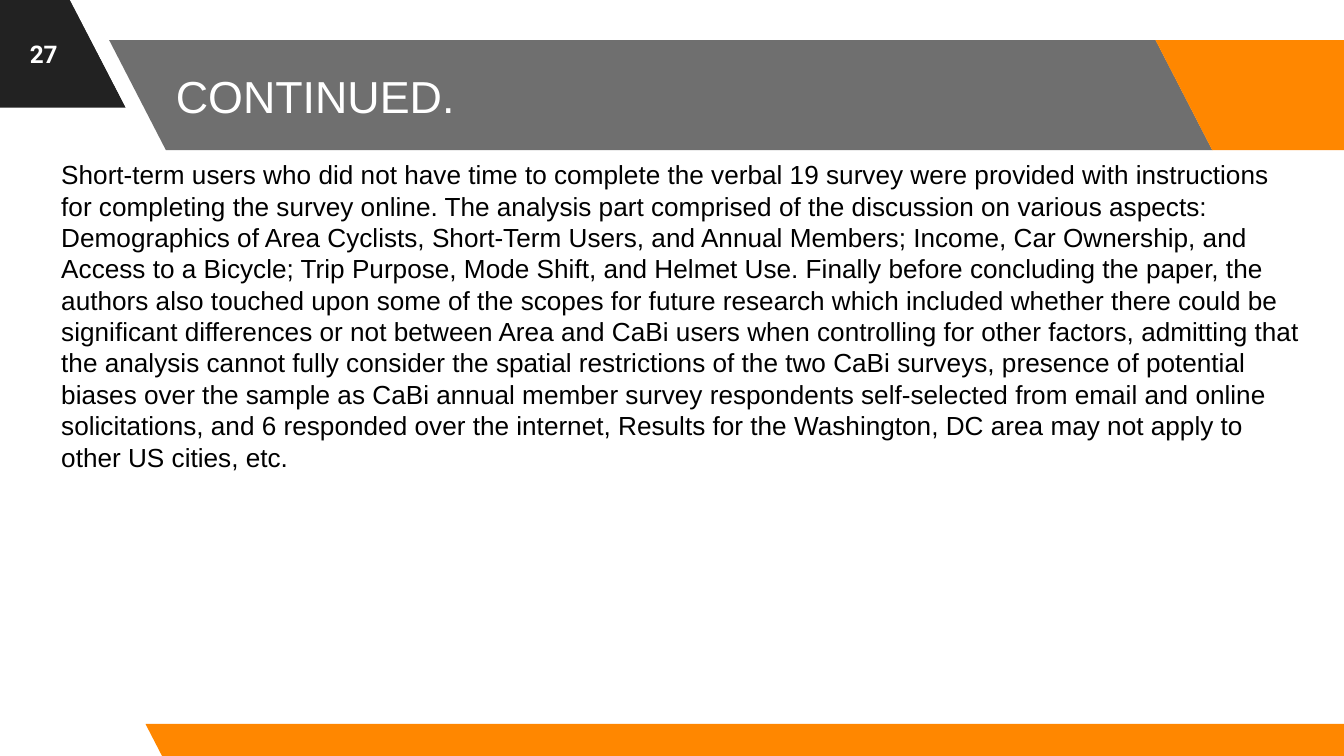
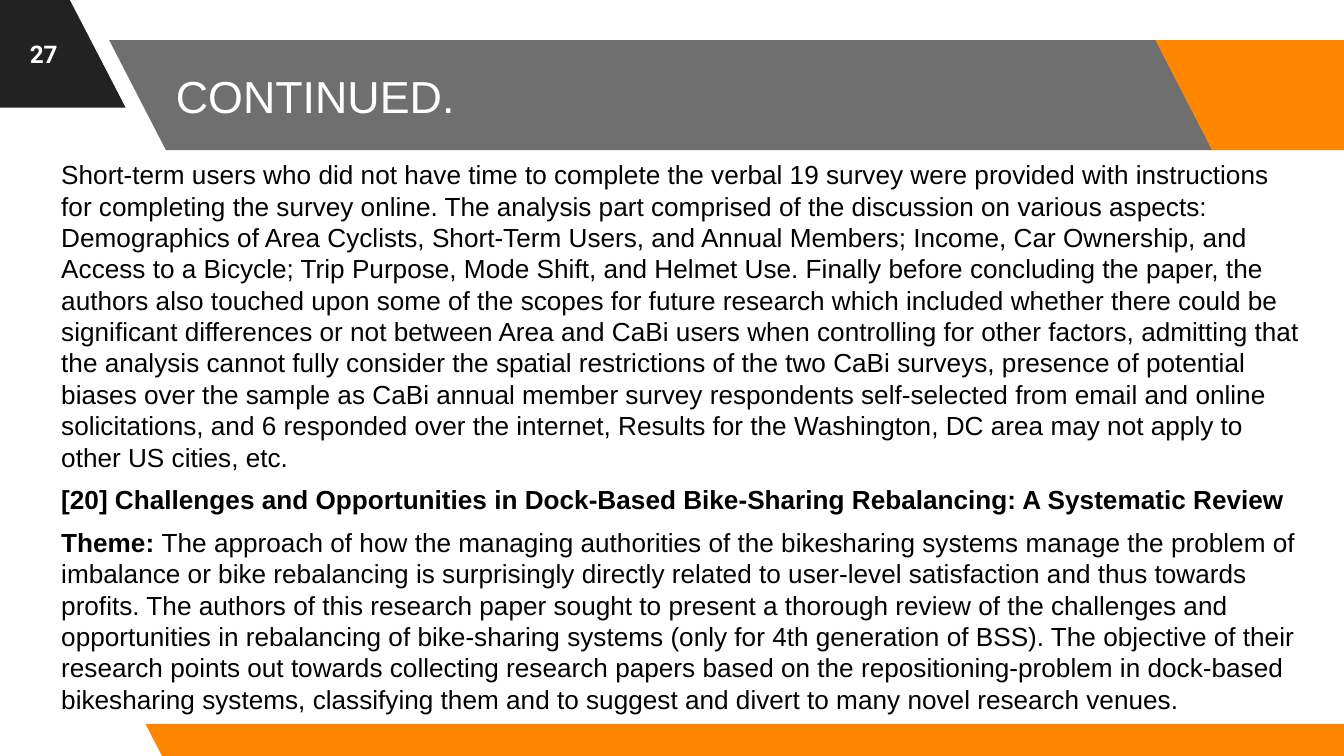
Before and after one commit to astrodestroyergithub/Divvy-Bike-Share, a slide deck: slide 27 of PPTS/19BCE1156_Tamojit_Roy_Capstone_Project_B.Tech_CSE_2019-23_Review-1.pptx. Drawn at 1344x756 pixels with LibreOffice and Linux fonts; fonts in the diff are those of the drawing; background and template pictures are left out. Boxes give left, top, right and bottom in pixels: in the first picture for what was removed or moved away, otherwise in the second. Text is boxed around its words. In the diff, an @@ line names an element or a change of style, - is before the commit and + after.

Commit message:
All information about 20th research-paper added

```diff
--- a/PPTS/19BCE1156_Tamojit_Roy_Capstone_Project_B.Tech_CSE_2019-23_Review-1.pptx
+++ b/PPTS/19BCE1156_Tamojit_Roy_Capstone_Project_B.Tech_CSE_2019-23_Review-1.pptx
@@ text at bbox=[61, 490, 1295, 715]: paragraphs added @@
+[20] Challenges and Opportunities in Dock-Based Bike-Sharing Rebalancing: A Systematic Review
+Theme: The approach of how the managing authorities of the bikesharing systems manage the problem of imbalance or bike rebalancing is surprisingly directly related to user-level satisfaction and thus towards profits. The authors of this research paper sought to present a thorough review of the challenges and opportunities in rebalancing of bike-sharing systems (only for 4th generation of BSS). The objective of their research points out towards collecting research papers based on the repositioning-problem in dock-based bikesharing systems, classifying them and to suggest and divert to many novel research venues.
```
Also in this commit, not shown: 5 other slides changed, 2 slides added, 1 other file.
